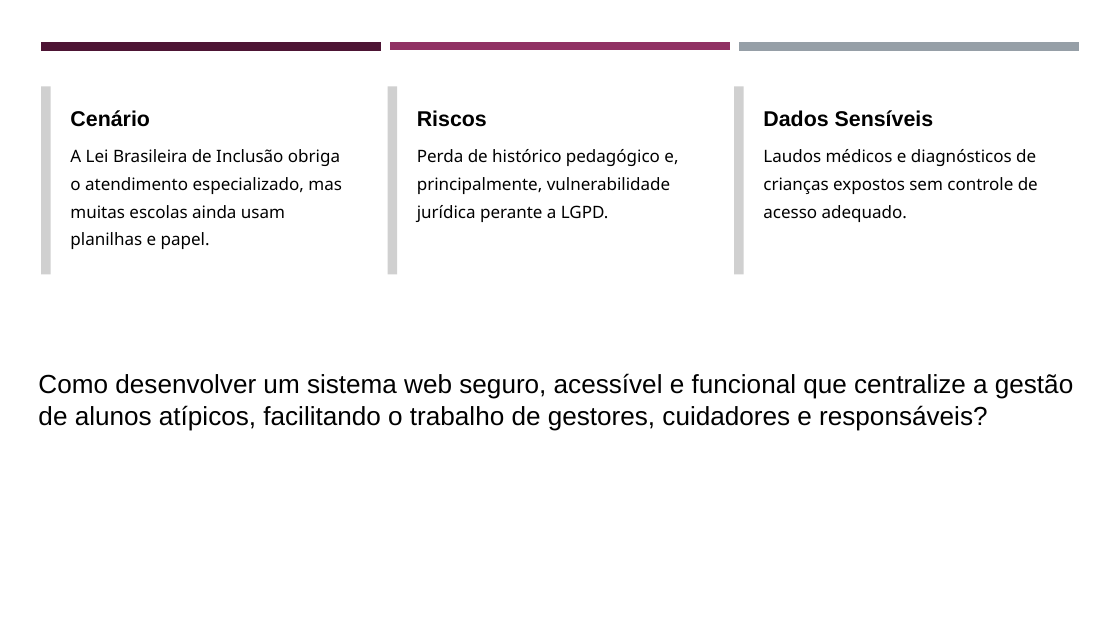
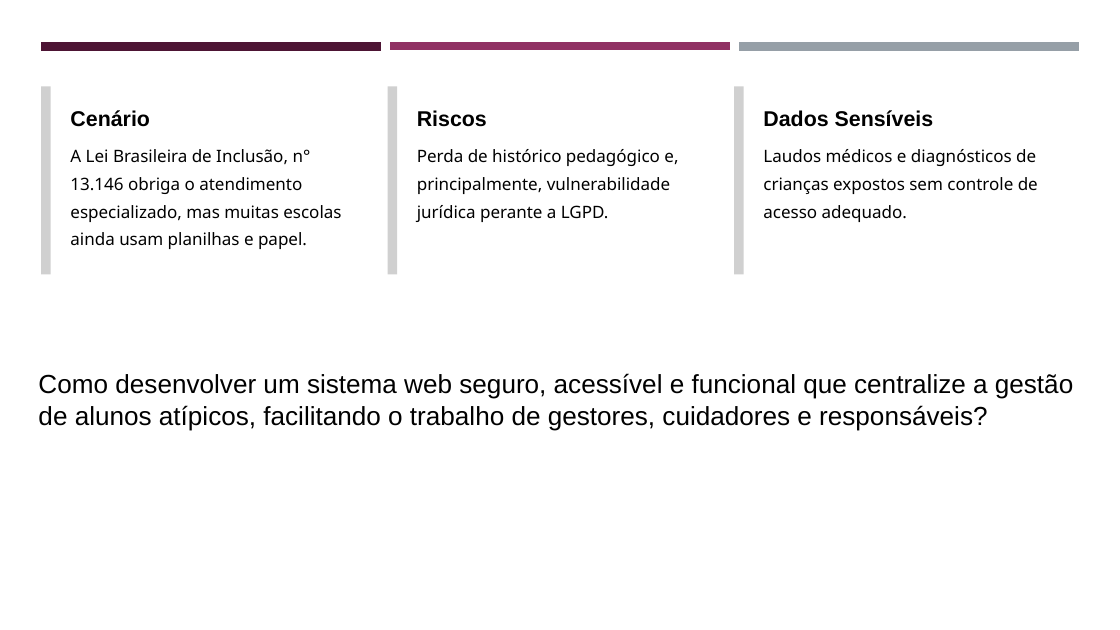
Before and after one commit to z12guilherme/gestao_atipicos, a slide deck: slide 2 of tcc/TCC - Slides.pptx. Drawn at 1120x630 pixels with LibreOffice and Linux fonts; fonts in the diff are those of the drawing; grey boxes stand for pictures. Boxes give left, top, right and bottom in pixels: in the first picture for what was removed or moved away, otherwise in the second. Text is boxed around its words. In the diff, an @@ line names an element or a change of style, - is before the commit and + after.

Commit message:
Atualizando SLIDES

```diff
--- a/tcc/TCC - Slides.pptx
+++ b/tcc/TCC - Slides.pptx
@@ text at bbox=[70, 149, 341, 249]: text changed @@
-A Lei Brasileira de Inclusão obriga o atendimento especializado, mas muitas escolas ainda usam planilhas e papel.
+A Lei Brasileira de Inclusão, n° 13.146 obriga o atendimento especializado, mas muitas escolas ainda usam planilhas e papel.
```
Also in this commit, not shown: 2 other files.
